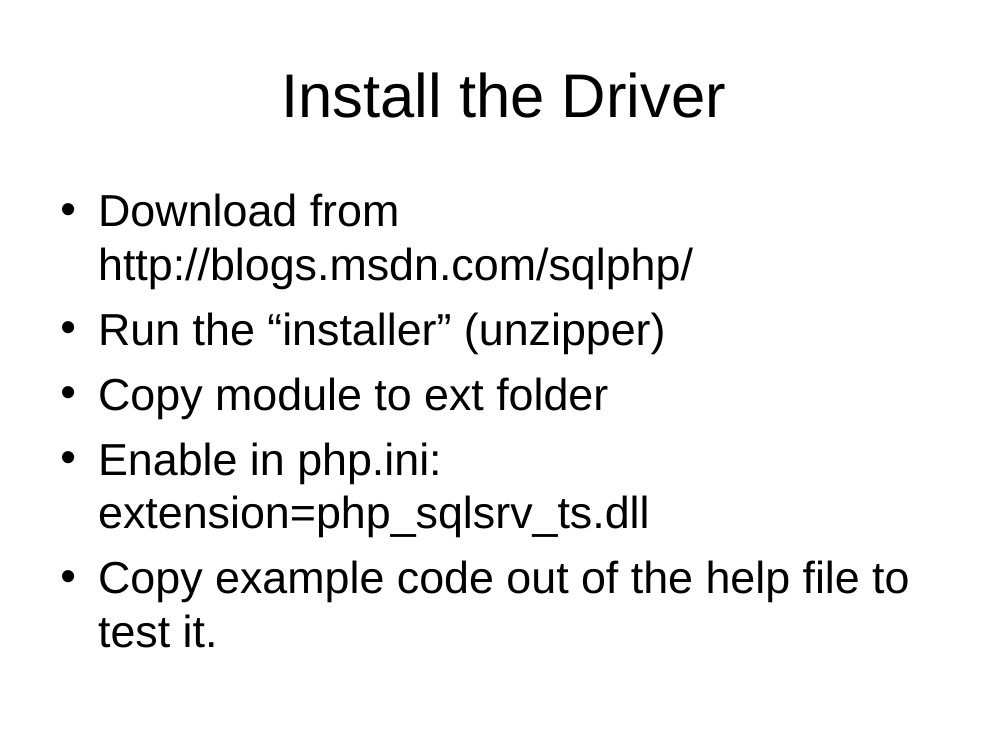
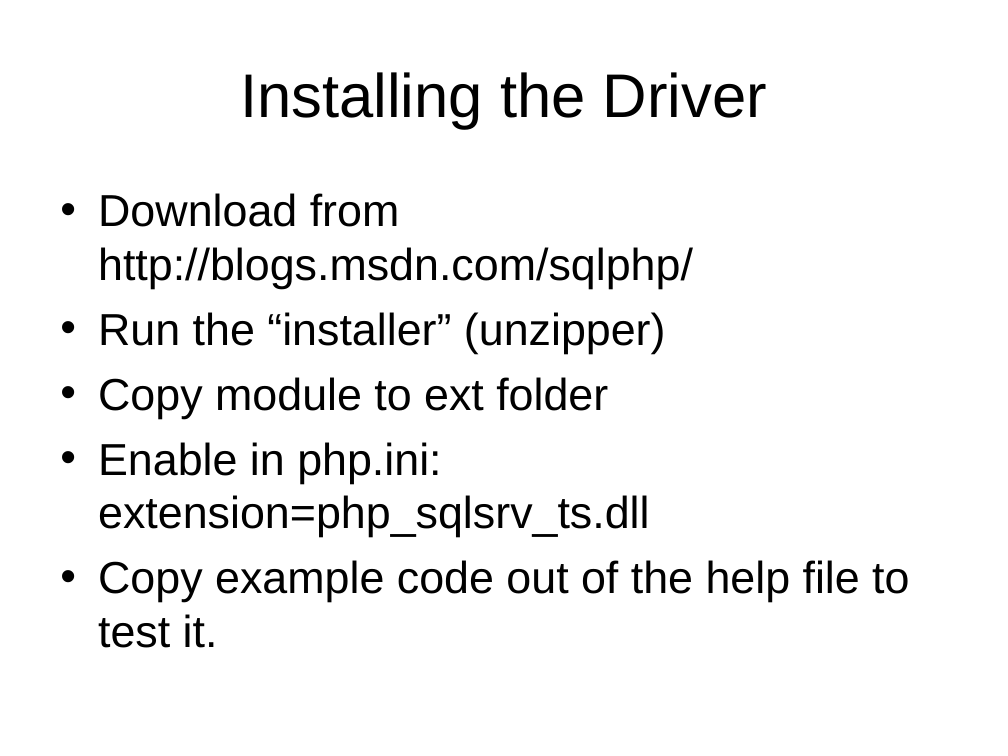
Before and after one commit to LIPHP/Employee-Contact-List, a slide deck: slide 8 of Docs/Using Microsoft SQL Server with PHP.ppt. Drawn at 1008x756 pixels with LibreOffice and Linux fonts; fonts in the diff are those of the drawing. Boxes give left, top, right and bottom in pixels: in the first picture for what was removed or moved away, otherwise in the second. Text is boxed around its words. In the diff, an @@ line names an element or a change of style, - is before the commit and + after.

```diff
--- a/Docs/Using Microsoft SQL Server with PHP.ppt
+++ b/Docs/Using Microsoft SQL Server with PHP.ppt
@@ title at [240, 72, 767, 129]: text changed @@
-Install the Driver
+Installing the Driver
```
Also in this commit, not shown: 2 other slides changed, 1 slide added.
